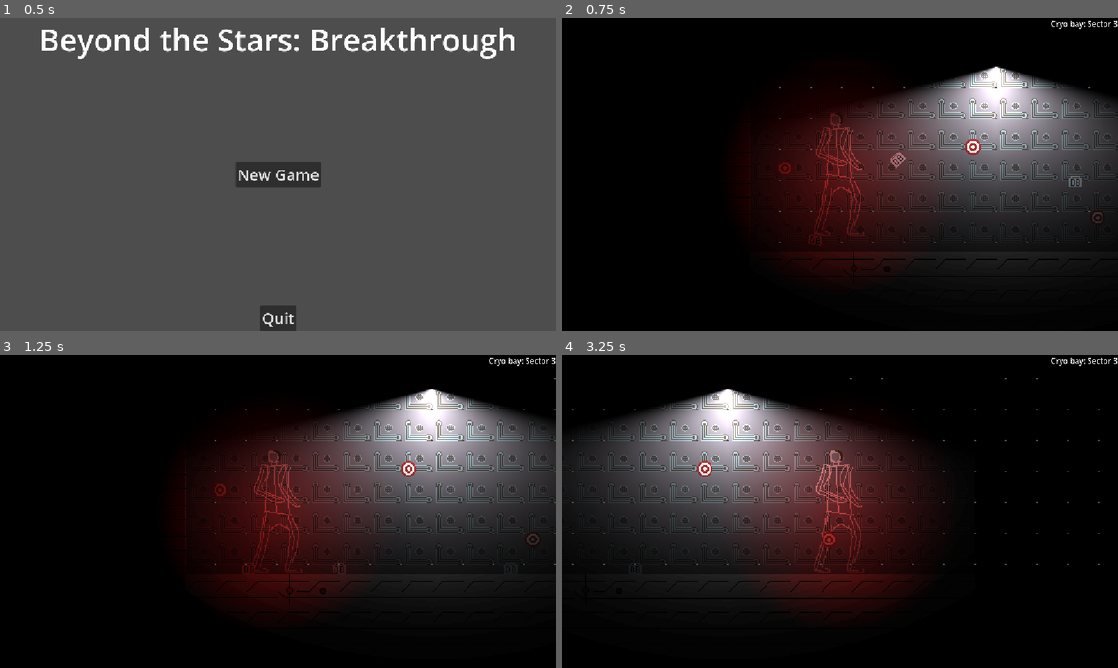
Above: before the commit, frames 1-4 (two rows, left to right).
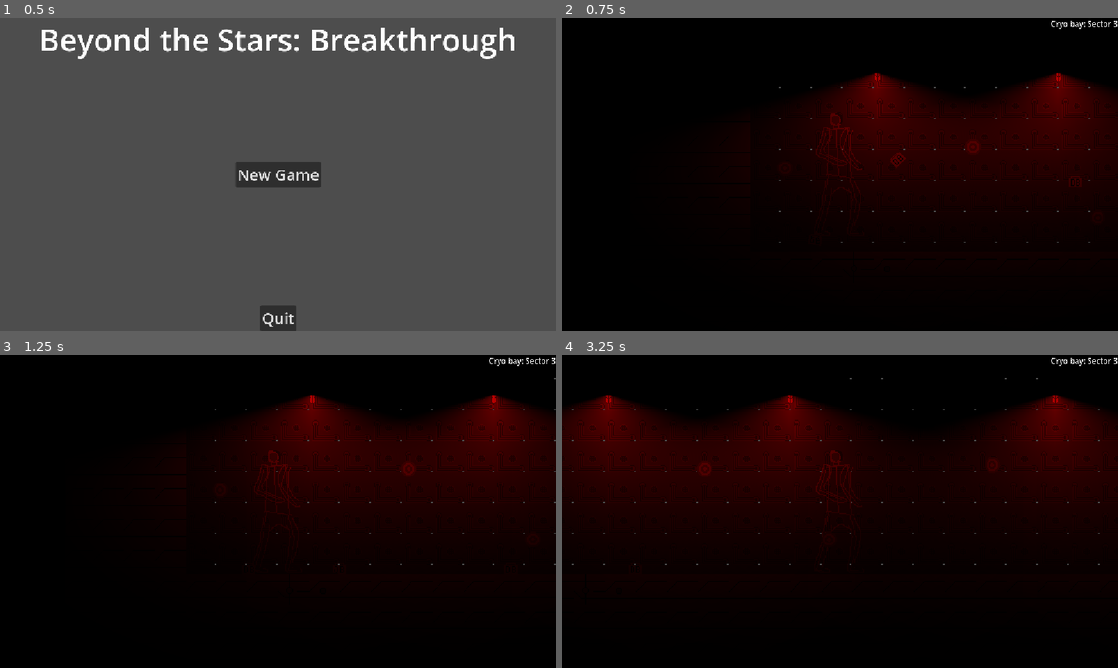
Above: after the commit, the same moments.

Repository: SysadmnIvy27/Final_game_dev
Game: Godot game, scene res://ui/menus/main_menu/main_menu.tscn
Two runs of this game, one before a commit and one after it. Both use one fixed random seed, a clock stepped at 60 frames per second and the inputs below.
Inputs (mouse positions are in pixels of both pictures, inside the frame that each line leads up to):
- Up to frame 1 (0.5 s): no input
- Up to frame 2 (0.75 s): click "New Game" at 0.5 s
- Up to frame 3 (1.25 s): no input
- Up to frame 4 (3.25 s): tap Enter at 1.25 s; move the mouse to (962, 495) at 1.27 s; press the mouse at (962, 495) at 1.28 s; hold D (move_right) 1.28-2.78 s; tap Space (jump) at 1.52, 2.27 s; move the mouse to (728, 527) at 2.02 s; release the mouse at (728, 527) at 2.03 s; tap E (interact) at 2.1 s; move the mouse to (895, 442) at 2.77 s; hold A (move_left) from 2.78 s (still down); hold Shift (sprint) from 2.78 s (still down)

Frame 1 is identical in both runs. In frame 2, 29% of the frame differs, in the area x 36-100%, y 15-82%; in frame 3, 31%; in frame 4, 39%, in the area x 0-100%, y 10-82%.

Commit message:
v0.2.0 Tutorial WIP

Diff:
--- a/entities/characters/oliver_item/oliver_item.tscn
+++ b/entities/characters/oliver_item/oliver_item.tscn
@@ -2,26 +2,26 @@
 
 [ext_resource type="Script" uid="uid://dyhkonspjck05" path="res://entities/characters/oliver_item/oliver_item.gd" id="1_3g5mp"]
 [ext_resource type="PackedScene" uid="uid://c1mqgtlmld1l0" path="res://entities/projectiles/oli_projectile/oli_projectile.tscn" id="2_oriv4"]
-[ext_resource type="Texture2D" uid="uid://cqxg7gymnru14" path="res://assets/entities/items/oliver/olivar_body.png" id="3_plduh"]
-[ext_resource type="Texture2D" uid="uid://cm6c4w2r5lxdu" path="res://assets/entities/items/oliver/olivar_thrust.png" id="4_kqaq0"]
+[ext_resource type="Texture2D" uid="uid://bd10ki85s718i" path="res://assets/items/oliver/olivar_body.png" id="3_a4shj"]
 [ext_resource type="Texture2D" uid="uid://cc33jxsh0j5mb" path="res://assets/ui/tooltips/tooltips.png" id="4_oj01u"]
-[ext_resource type="Texture2D" uid="uid://duhnfcwwheqqs" path="res://assets/entities/items/oliver/olivar_turret.png" id="5_kqaq0"]
+[ext_resource type="Texture2D" uid="uid://ic1jvnwtsf2" path="res://assets/items/oliver/olivar_thrust.png" id="5_prhmd"]
 [ext_resource type="Texture2D" uid="uid://cxkm7bbwke1ps" path="res://assets/lighting/cone_64x64_4Bl2ghjA_clobie.itch.io.png" id="6_7ggjc"]
 [ext_resource type="Texture2D" uid="uid://clpy1wbfmhi0x" path="res://assets/lighting/2d_lights_and_shadows_neutral_point_light.webp" id="7_3a2o3"]
+[ext_resource type="Texture2D" uid="uid://cy1hgugot6d48" path="res://assets/items/oliver/olivar_turret.png" id="7_ywte1"]
 [ext_resource type="Texture2D" uid="uid://d0qoomshqi1uf" path="res://assets/lighting/cone_512x512_KiJ3ATsN_clobie.itch.io.png" id="8_7ggjc"]
 
 [sub_resource type="RectangleShape2D" id="RectangleShape2D_4cw7c"]
 size = Vector2(49, 20)
 
-[sub_resource type="AtlasTexture" id="AtlasTexture_kqaq0"]
-atlas = ExtResource("3_plduh")
+[sub_resource type="AtlasTexture" id="AtlasTexture_qsf0g"]
+atlas = ExtResource("3_a4shj")
 region = Rect2(0, 0, 64, 64)
 
 [sub_resource type="SpriteFrames" id="SpriteFrames_b1ji6"]
 animations = [{
 "frames": [{
 "duration": 1.0,
-"texture": SubResource("AtlasTexture_kqaq0")
+"texture": SubResource("AtlasTexture_qsf0g")
 }],
 "loop": 1,
 "name": &"idle",
@@ -40,58 +40,58 @@
 [sub_resource type="AtlasTexture" id="AtlasTexture_b1ji6"]
 atlas = ExtResource("4_oj01u")
 
-[sub_resource type="AtlasTexture" id="AtlasTexture_j7mwl"]
-atlas = ExtResource("4_kqaq0")
+[sub_resource type="AtlasTexture" id="AtlasTexture_qhji3"]
+atlas = ExtResource("5_prhmd")
 region = Rect2(0, 0, 64, 64)
 
-[sub_resource type="AtlasTexture" id="AtlasTexture_j6382"]
-atlas = ExtResource("4_kqaq0")
+[sub_resource type="AtlasTexture" id="AtlasTexture_bq1jq"]
+atlas = ExtResource("5_prhmd")
 region = Rect2(64, 0, 64, 64)
 
-[sub_resource type="AtlasTexture" id="AtlasTexture_qtfmu"]
-atlas = ExtResource("4_kqaq0")
+[sub_resource type="AtlasTexture" id="AtlasTexture_qcg10"]
+atlas = ExtResource("5_prhmd")
 region = Rect2(128, 0, 64, 64)
 
-[sub_resource type="AtlasTexture" id="AtlasTexture_a2dpn"]
-atlas = ExtResource("4_kqaq0")
+[sub_resource type="AtlasTexture" id="AtlasTexture_ui82x"]
+atlas = ExtResource("5_prhmd")
+region = Rect2(192, 0, 64, 64)
+
+[sub_resource type="AtlasTexture" id="AtlasTexture_yadk8"]
+atlas = ExtResource("5_prhmd")
 region = Rect2(256, 0, 64, 64)
-
-[sub_resource type="AtlasTexture" id="AtlasTexture_t5wal"]
-atlas = ExtResource("4_kqaq0")
-region = Rect2(192, 0, 64, 64)
 
 [sub_resource type="SpriteFrames" id="SpriteFrames_mcl3r"]
 animations = [{
 "frames": [{
 "duration": 1.0,
-"texture": SubResource("AtlasTexture_j7mwl")
-}, {
-"duration": 1.0,
-"texture": SubResource("AtlasTexture_j6382")
-}, {
-"duration": 1.0,
-"texture": SubResource("AtlasTexture_qtfmu")
-}, {
-"duration": 1.0,
-"texture": SubResource("AtlasTexture_a2dpn")
-}, {
-"duration": 1.0,
-"texture": SubResource("AtlasTexture_t5wal")
+"texture": SubResource("AtlasTexture_qhji3")
+}, {
+"duration": 1.0,
+"texture": SubResource("AtlasTexture_bq1jq")
+}, {
+"duration": 1.0,
+"texture": SubResource("AtlasTexture_qcg10")
+}, {
+"duration": 1.0,
+"texture": SubResource("AtlasTexture_ui82x")
+}, {
+"duration": 1.0,
+"texture": SubResource("AtlasTexture_yadk8")
 }],
 "loop": 1,
 "name": &"idle",
 "speed": 5.0
 }]
 
-[sub_resource type="AtlasTexture" id="AtlasTexture_oj01u"]
-atlas = ExtResource("5_kqaq0")
+[sub_resource type="AtlasTexture" id="AtlasTexture_2g7ac"]
+atlas = ExtResource("7_ywte1")
 region = Rect2(0, 0, 64, 64)
 
 [sub_resource type="SpriteFrames" id="SpriteFrames_1i7ex"]
 animations = [{
 "frames": [{
 "duration": 1.0,
-"texture": SubResource("AtlasTexture_oj01u")
+"texture": SubResource("AtlasTexture_2g7ac")
 }],
 "loop": 1,
 "name": &"idle",
@@ -158,7 +158,7 @@
 sprite_frames = SubResource("SpriteFrames_mcl3r")
 animation = &"idle"
 autoplay = "idle"
-frame_progress = 0.11839832
+frame_progress = 0.40802243
 
 [node name="PointLight2D" type="PointLight2D" parent="thruster_pivot" unique_id=24873149]
 visible = false
--- a/entities/items/debug_item/debug_item.gd
+++ b/entities/items/debug_item/debug_item.gd
@@ -1,7 +1,9 @@
 extends RigidBody2D
 
+# standard code for all items
 @export var item_name = "debug_item"
 @export var texture : Texture2D
+# faction alignment
 @export var team = "neutral"
 
 # Called when the node enters the scene tree for the first time.
--- a/entities/items/debug_item/debug_item.tscn
+++ b/entities/items/debug_item/debug_item.tscn
@@ -1,6 +1,6 @@
 [gd_scene format=3 uid="uid://d0b7kskktr72p"]
 
-[ext_resource type="Texture2D" uid="uid://bc4b813e0o184" path="res://assets/entities/debug_item/debug_item.png" id="1_8j6jw"]
+[ext_resource type="Texture2D" uid="uid://bc4b813e0o184" path="res://assets/items/debug_item/debug_item.png" id="1_8j6jw"]
 [ext_resource type="Script" uid="uid://dsck77pdwlq14" path="res://entities/items/debug_item/debug_item.gd" id="1_i1lbj"]
 
 [sub_resource type="RectangleShape2D" id="RectangleShape2D_b1ji6"]
--- a/entities/items/debug_target/debug_target.gd
+++ b/entities/items/debug_target/debug_target.gd
@@ -1,7 +1,9 @@
 extends Area2D
 
+# standard code for all items
 @export var item_name = "debug_target"
 @export var texture : Texture2D
+# faction alignment
 @export var team = "enemy"
 
 # Called when the node enters the scene tree for the first time.
--- a/entities/items/debug_target/debug_target.tscn
+++ b/entities/items/debug_target/debug_target.tscn
@@ -1,7 +1,7 @@
 [gd_scene format=3 uid="uid://br2htl5ajef0b"]
 
 [ext_resource type="Script" uid="uid://bj6g1kgehp0xv" path="res://entities/items/debug_target/debug_target.gd" id="1_u4c0a"]
-[ext_resource type="Texture2D" uid="uid://wioi3fy34mc1" path="res://assets/entities/debug_target/debug_target.png" id="2_e53t3"]
+[ext_resource type="Texture2D" uid="uid://wioi3fy34mc1" path="res://assets/items/debug_target/debug_target.png" id="2_e53t3"]
 
 [sub_resource type="CircleShape2D" id="CircleShape2D_b1ji6"]
 radius = 8.062258
--- /dev/null
+++ b/entities/static/emergency_light/eme_light.gd
@@ -0,0 +1,30 @@
+extends Area2D
+
+@onready var anim = $AnimatedSprite2D
+@onready var light = $PointLight2D
+@onready var blink_timer = $Blink
+var active = true
+var blink_delay = 5
+var between_blinks = 0.5
+
+# Called when the node enters the scene tree for the first time.
+func _ready() -> void:
+	pass # Replace with function body.
+
+
+# Called every frame. 'delta' is the elapsed time since the previous frame.
+func _process(_delta: float) -> void:
+	if active:
+		anim.animation = &"active"
+		light.visible = true
+	else:
+		anim.animation = &"inactive"
+		light.visible = false
+
+
+func _on_blink_timeout() -> void:
+	active = not active
+	if active:
+		blink_timer.start(blink_delay)
+	else:
+		blink_timer.start(between_blinks)
--- /dev/null
+++ b/entities/static/emergency_light/eme_light.tscn
@@ -0,0 +1,60 @@
+[gd_scene format=3 uid="uid://cne4r7sg6dyw6"]
+
+[ext_resource type="Script" uid="uid://cjip120htpvrh" path="res://entities/static/emergency_light/eme_light.gd" id="1_iuykw"]
+[ext_resource type="Texture2D" uid="uid://by2ooeft6gcyo" path="res://assets/entities/eme_light/emergency_light.png" id="1_l2yb5"]
+[ext_resource type="Texture2D" uid="uid://b4i6om7oexk7v" path="res://assets/lighting/cone_512x512_ZC1lQS56_clobie.itch.io.png" id="2_iuykw"]
+
+[sub_resource type="RectangleShape2D" id="RectangleShape2D_yuc36"]
+size = Vector2(9, 17)
+
+[sub_resource type="AtlasTexture" id="AtlasTexture_3mnt1"]
+atlas = ExtResource("1_l2yb5")
+region = Rect2(32, 0, 32, 32)
+
+[sub_resource type="AtlasTexture" id="AtlasTexture_wgbeo"]
+atlas = ExtResource("1_l2yb5")
+region = Rect2(0, 0, 32, 32)
+
+[sub_resource type="SpriteFrames" id="SpriteFrames_i8nuk"]
+animations = [{
+"frames": [{
+"duration": 1.0,
+"texture": SubResource("AtlasTexture_3mnt1")
+}],
+"loop": 1,
+"name": &"active",
+"speed": 5.0
+}, {
+"frames": [{
+"duration": 1.0,
+"texture": SubResource("AtlasTexture_wgbeo")
+}],
+"loop": 1,
+"name": &"inactive",
+"speed": 5.0
+}]
+
+[node name="EmeLight" type="Area2D" unique_id=625407716]
+script = ExtResource("1_iuykw")
+
+[node name="CollisionShape2D" type="CollisionShape2D" parent="." unique_id=1673369922]
+position = Vector2(-0.5, 8.5)
+shape = SubResource("RectangleShape2D_yuc36")
+
+[node name="AnimatedSprite2D" type="AnimatedSprite2D" parent="." unique_id=573425196]
+position = Vector2(-8, 16)
+sprite_frames = SubResource("SpriteFrames_i8nuk")
+animation = &"active"
+
+[node name="PointLight2D" type="PointLight2D" parent="." unique_id=292031842]
+position = Vector2(-0.99999684, 189.60057)
+rotation = 1.5707964
+scale = Vector2(0.7171898, 1)
+color = Color(0.86343604, 5.318448e-06, 7.70092e-07, 1)
+texture = ExtResource("2_iuykw")
+
+[node name="Blink" type="Timer" parent="." unique_id=1761149213]
+one_shot = true
+autostart = true
+
+[connection signal="timeout" from="Blink" to="." method="_on_blink_timeout"]
--- a/levels/tutorial_level/tutorial_level.tscn
+++ b/levels/tutorial_level/tutorial_level.tscn
@@ -8,6 +8,7 @@
 [ext_resource type="PackedScene" uid="uid://d2xo8x3efq27m" path="res://entities/static/photon_sensor/photon_sensor.tscn" id="5_jvosh"]
 [ext_resource type="PackedScene" uid="uid://b3f4c155vvymv" path="res://entities/static/door/door.tscn" id="6_r2trq"]
 [ext_resource type="Texture2D" uid="uid://b4i6om7oexk7v" path="res://assets/lighting/cone_512x512_ZC1lQS56_clobie.itch.io.png" id="7_l60hg"]
+[ext_resource type="PackedScene" uid="uid://cne4r7sg6dyw6" path="res://entities/static/emergency_light/eme_light.tscn" id="9_26fse"]
 
 [sub_resource type="Gradient" id="Gradient_1i7ex"]
 
@@ -101,9 +102,31 @@
 position = Vector2(-31, -97)
 
 [node name="PointLight2D" type="PointLight2D" parent="." unique_id=688461625]
+visible = false
 position = Vector2(31.000004, -15.200012)
 rotation = 1.5707964
 scale = Vector2(0.69062495, 1)
 energy = 3.0
 shadow_enabled = true
 texture = ExtResource("7_l60hg")
+
+[node name="EmeLight" parent="." unique_id=625407716 instance=ExtResource("9_26fse")]
+position = Vector2(-92, -192)
+
+[node name="EmeLight2" parent="." unique_id=2037347225 instance=ExtResource("9_26fse")]
+position = Vector2(96, -192)
+
+[node name="EmeLight3" parent="." unique_id=1713257247 instance=ExtResource("9_26fse")]
+position = Vector2(371, -192)
+
+[node name="EmeLight4" parent="." unique_id=525001563 instance=ExtResource("9_26fse")]
+position = Vector2(594, -193)
+
+[node name="EmeLight5" parent="." unique_id=1555500801 instance=ExtResource("9_26fse")]
+position = Vector2(820, -192)
+
+[node name="EmeLight6" parent="." unique_id=417722936 instance=ExtResource("9_26fse")]
+position = Vector2(1042, -191)
+
+[node name="EmeLight7" parent="." unique_id=470201727 instance=ExtResource("9_26fse")]
+position = Vector2(1298, -192)
--- a/player/player.tscn
+++ b/player/player.tscn
@@ -39,6 +39,7 @@
 shape = SubResource("CircleShape2D_b1ji6")
 
 [node name="Flare" type="PointLight2D" parent="." unique_id=81912229]
+visible = false
 color = Color(1, 0, 0, 1)
 energy = 0.5
 texture = ExtResource("4_yw30f")
Binary file added: assets/entities/eme_light/emergency_light.ase
Binary file added: assets/entities/eme_light/emergency_light.png
Binary file removed: assets/entities/items/oliver.ase
Renamed: assets/entities/debug_item/debug_item.ase -> assets/items/debug_item/debug_item.ase
Renamed: assets/entities/debug_item/debug_item.png -> assets/items/debug_item/debug_item.png
Renamed: assets/entities/debug_target/debug_target.ase -> assets/items/debug_target/debug_target.ase
Renamed: assets/entities/debug_target/debug_target.png -> assets/items/debug_target/debug_target.png
Renamed: assets/entities/items/oliver/olivar.ase -> assets/items/oliver/olivar.ase
Renamed: assets/entities/items/oliver/olivar.png -> assets/items/oliver/olivar.png
Renamed: assets/entities/items/oliver/olivar_body.png -> assets/items/oliver/olivar_body.png
Renamed: assets/entities/items/oliver/olivar_thrust.png -> assets/items/oliver/olivar_thrust.png
Renamed: assets/entities/items/oliver/olivar_turret.png -> assets/items/oliver/olivar_turret.png
(and 3 more such lines)
